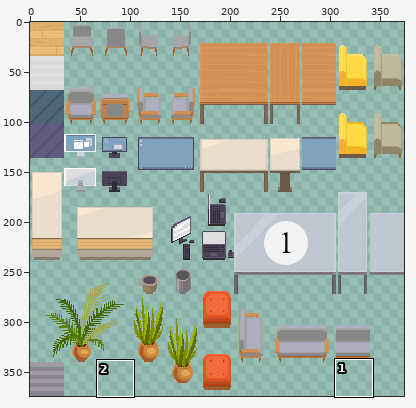
Edited in one commit: sprite sheet (hanni.png). The first picture is a wide view before the edit; the outline marks the close-up.
Close-up. Earlier state:
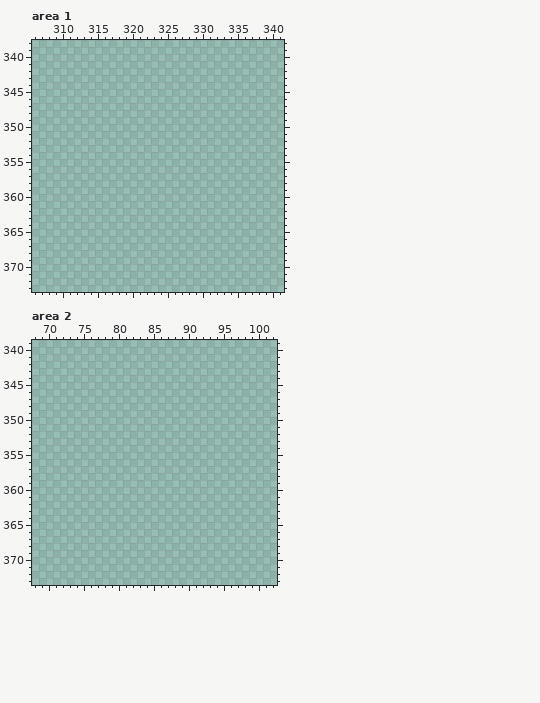
The file is 374x374 pixels. Colours within 5 levels of each other are drawn and written as one. Shown: area 1: x 306..341, y 338..373; area 2: x 68..102, y 339..373. The commit also changed other parts of the picture, which this record leaves out.
Palette (. is transparent): 
After:
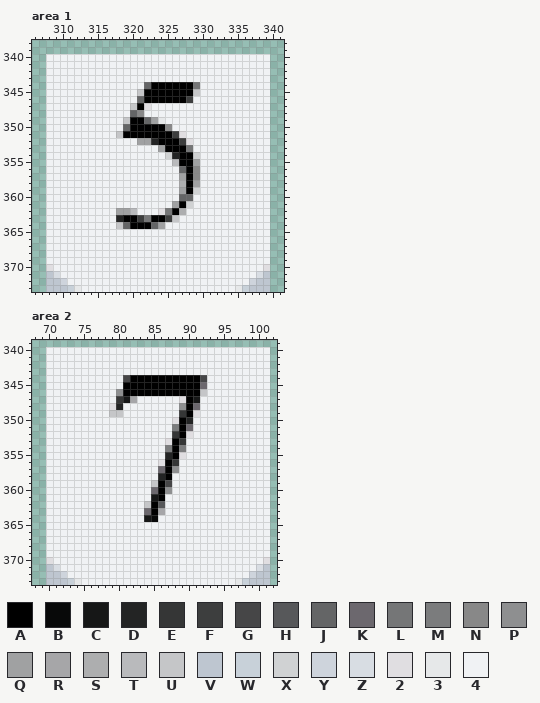
Colours new in this view: A #000000  B #080909  C #161717  D #232424  E #353636  F #3d3e3e  G #464647  H #57585a  J #646566  K #6c686e  L #757677  M #7b7c7d  N #888888  P #8e8f90  Q #a0a1a2  R #a6a6a8  S #adaeaf  T #b9babc  U #c5c6c8  V #bec6d0  W #c8d1d9  X #d0d2d3  Y #ced4dc  Z #d8dde3  2 #e0dee1  3 #e6e8e9  4 #f0f2f4
Difference:
Changed rows in their new state; - is an unchanged pixel.
Area 1:
first column x 308:
340 44444444444444444444444444444444
341 44444444444444444444444444444444
342 44444444444444444444444444444444
343 44444444444444444444444444444444
344 44444444444444JAAAAAAL4444444444
345 4444444444444UAAAAAAAU4444444444
346 4444444444444JAAAAAAF44444444444
347 444444444444UA244444444444444444
348 444444444444JN444444444444444444
349 44444444444UAAJQ3444444444444444
350 44444444444JAAAAAN44444444444444
351 4444444444UAAAAAAAF2444444444444
352 4444444444444QQDAAAF244444444444
353 4444444444444444QAAAL44444444444
354 44444444444444444XDAAX4444444444
355 444444444444444444TAAQ4444444444
356 4444444444444444444JAN4444444444
357 4444444444444444444QAN4444444444
358 4444444444444444444SAQ4444444444
359 4444444444444444444QAX4444444444
360 4444444444444444444JJ44444444444
361 444444444444444444QAX44444444444
362 4444444444QQT4442LAS444444444444
363 4444444444DAAFLAAFU4444444444444
364 4444444444UJAAAJQ444444444444444
365 44444444444444444444444444444444
366 44444444444444444444444444444444
367 44444444444444444444444444444444
368 44444444444444444444444444444444
369 44444444444444444444444444444444
370 24444444444444444444444444444442
371 VZ4444444444444444444444444444ZV
372 VVY44444444444444444444444444YVV
373 VVVW344444444444444444444443WVVV
Area 2:
first column x 70:
340 44444444444444444444444444444444
341 44444444444444444444444444444444
342 44444444444444444444444444444444
343 44444444444444444444444444444444
344 44444444444GAAAAAAAAAAG444444444
345 44444444444AAAAAAAAAAAK444444444
346 4444444444PAAAAAAAAAAAU444444444
347 4444444444ECR4444442AC4444444444
348 4444444442D44444444PAK4444444444
349 444444444UU44444444EA24444444444
350 4444444444444444442AD44444444444
351 444444444444444444MAK44444444444
352 444444444444444444EA244444444444
353 444444444444444442AE444444444444
354 44444444444444444MAM444444444444
355 44444444444444444DA2444444444444
356 44444444444444442AE4444444444444
357 4444444444444444KAP4444444444444
358 4444444444444444DA44444444444444
359 444444444444444UAG44444444444444
360 444444444444444KAP44444444444444
361 444444444444444CA444444444444444
362 44444444444444UAH444444444444444
363 44444444444444KAR444444444444444
364 44444444444444CB4444444444444444
365 44444444444444444444444444444444
366 44444444444444444444444444444444
367 44444444444444444444444444444444
368 44444444444444444444444444444444
369 44444444444444444444444444444444
370 24444444444444444444444444444442
371 VZ4444444444444444444444444444ZV
372 VVY44444444444444444444444444YVV
373 VVVW344444444444444444444443WVVV
Changed places in both close-ups, as pixel boxes (x1, y1, x2, y2):
added: (46, 54, 270, 292)
added: (46, 347, 270, 585)
